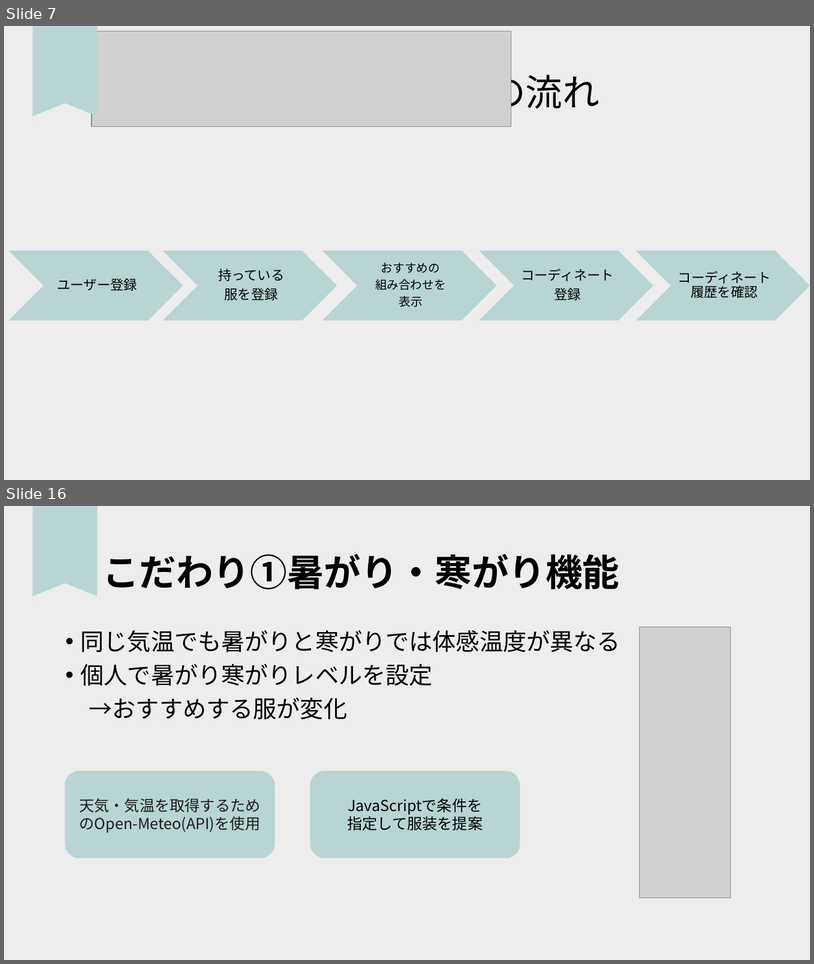
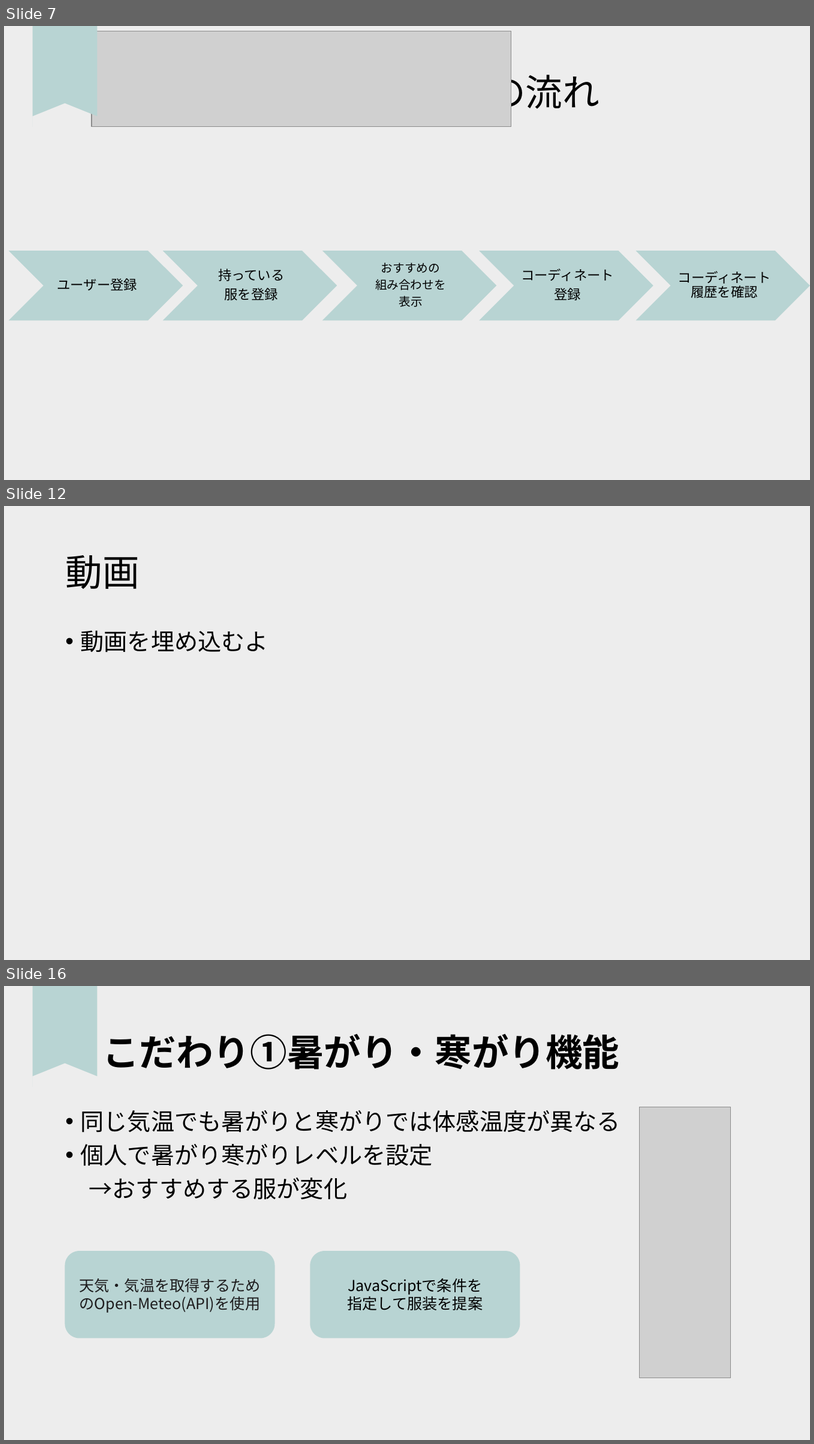
Before and after one commit to dojo2023/C-4, a slide deck: doc/チームA型発表資料.pptx. Shown one above the other, each under a label of ours: slides 7 and 16 before the commit, slides 7, 12 and 16 after it; the slides between them are not shown. The pictures are 814x964 and 814x1444 pixels, drawn with LibreOffice and Linux fonts; fonts in the diff are those of the drawing; grey boxes stand for pictures. Boxes give left, top, right and bottom in pixels: in the first picture for what was removed or moved away, otherwise in the second. Text is boxed around its words. In the diff, an @@ line names an element or a change of style, - is before the commit and + after.

```diff
--- a/doc/チームA型発表資料.pptx
+++ b/doc/チームA型発表資料.pptx
@@ slide 12 added at [4,506,810,960], background #EDEDED @@
@@ title added at [65,555,139,589], 44 pt, text #000000 @@
+動画
@@ text added at [81,630,269,652], 28 pt, text #000000 @@
+• 動画を埋め込むよ
```
Also in this commit, not shown: 10 slides changed, 1 other slide added, 2 slides removed.
